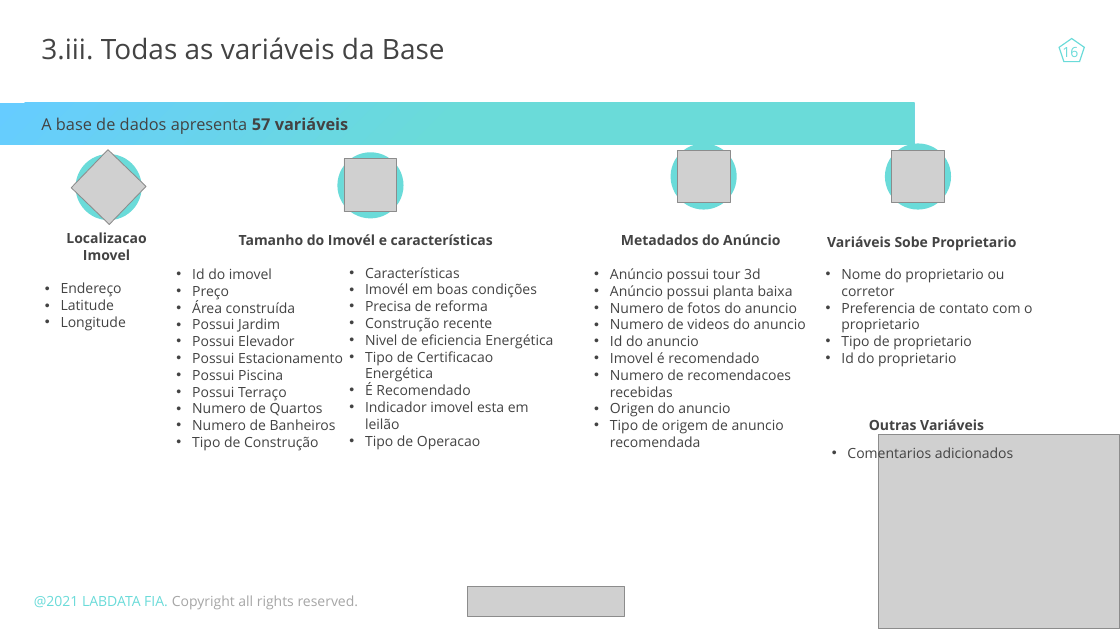
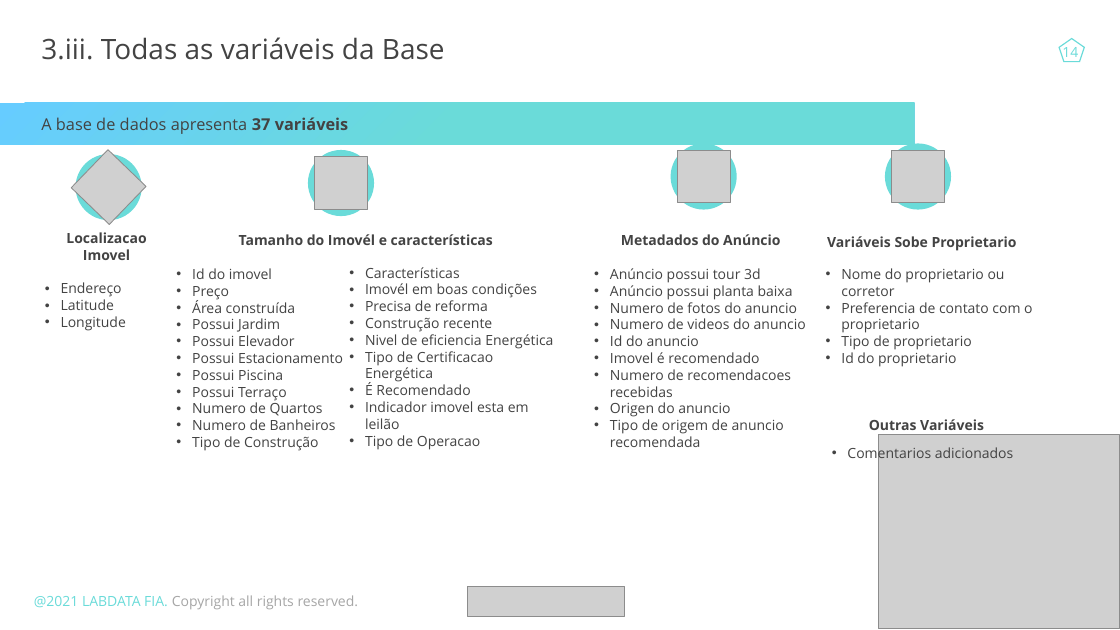
Before and after one commit to johnosd/MPAlugueisLisboa, a slide deck: slide 14 of Docs/TCC John Costa.pptx (slide 16 before the commit). Drawn at 1120x630 pixels with LibreOffice and Linux fonts; fonts in the diff are those of the drawing; grey boxes stand for pictures. Boxes give left, top, right and bottom in pixels: in the first picture for what was removed or moved away, otherwise in the second. Text is boxed around its words. In the diff, an @@ line names an element or a change of style, - is before the commit and + after.

```diff
--- a/Docs/TCC John Costa.pptx
+++ b/Docs/TCC John Costa.pptx
@@ page number at (1062, 43, 1078, 61): text changed @@
-16
+14
@@ text at (41, 117, 349, 134): text changed @@
-A base de dados apresenta 57 variáveis
+A base de dados apresenta 37 variáveis
@@ ellipse: place and size @@
-ellipse at (338, 152, 404, 218)
+ellipse at (308, 150, 375, 217)
@@ picture: place and size @@
-picture at (344, 159, 397, 212)
+picture at (314, 156, 367, 209)
```
Also in this commit, not shown: 10 other slides changed, 1 slide removed, 3 other files.
